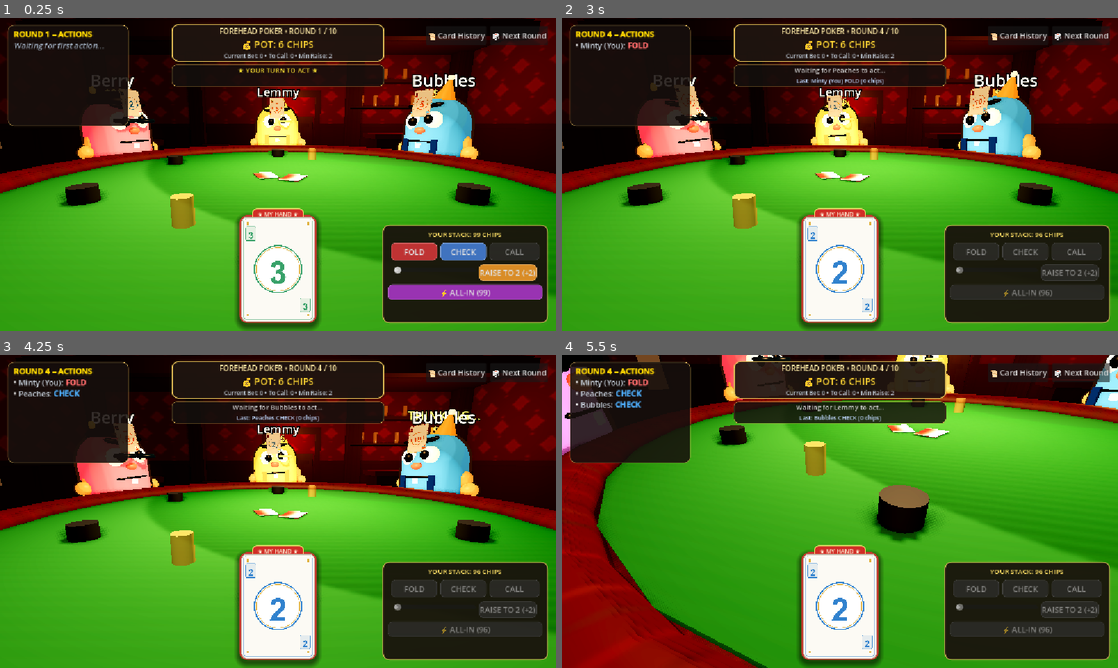
Above: before the commit, frames 1-4 (two rows, left to right).
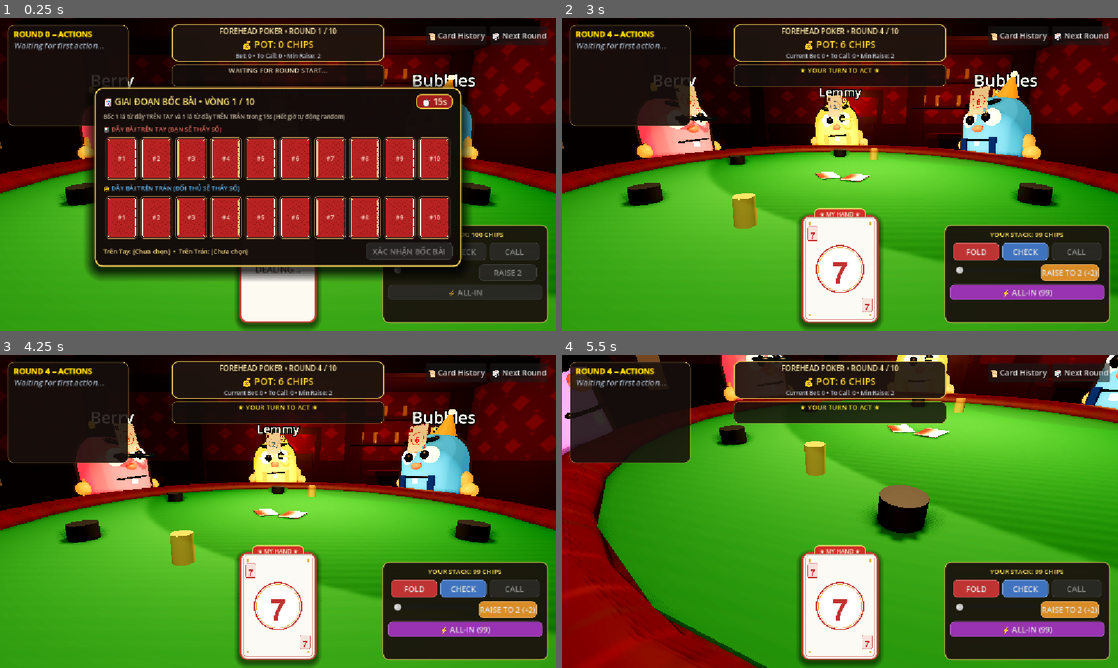
Above: after the commit, the same moments.

Repository: TuanVu219/TheJudge
Game: Godot game, scene res://scenes/saloon/ForeheadPokerRoom.tscn
Two runs of this game, one before a commit and one after it. Both use one fixed random seed, a clock stepped at 60 frames per second and the inputs below. This scene is started directly instead of the project's main scene.
Inputs (mouse positions are in pixels of both pictures, inside the frame that each line leads up to):
- Up to frame 1 (0.25 s): no input
- Up to frame 2 (3 s): click "🎲 Next Round" at 0.5 s; click "🎲 Next Round" at 1.25 s; tap Enter at 2 s; move the mouse to (962, 158) at 2.02 s; hold D 2.03-2.75 s; click (962, 158) at 2.17 s; click (956, 252) at 2.75 s, where only the run after the commit has a clickable "XÁC NHẬN (CÒN LẠI RANDOM)"
- Up to frame 3 (4.25 s): drag from (166, 527) to (250, 574) at 3.52 s
- Up to frame 4 (5.5 s): move the mouse to (895, 442) at 4.27 s; hold D 4.28-5.03 s; click (895, 442) at 4.42 s; move the mouse to (834, 517) at 5.02 s; hold W from 5.03 s (still down); click (834, 517) at 5.17 s

The runs differ from the first frame. In frame 1, 41% of the frame differs, in the area x 8-98%, y 4-98%; in frame 2, 4.0%; in frame 3, 4.3%; in frame 4, 4.2%.

Commit message:
Implement 15-second 2-row card picking phase with timeout fallback and empty slot tracking

Diff:
--- a/game/scripts/forehead_poker/forehead_poker_room.gd
+++ b/game/scripts/forehead_poker/forehead_poker_room.gd
@@ -128,6 +128,8 @@
 var _sim_folded: Dictionary = {}              # seat_index -> bool
 var _sim_all_in: Dictionary = {}              # seat_index -> bool
 var _sim_has_acted: Dictionary = {}           # seat_index -> bool
+var _sim_used_hand_slots: Dictionary = {}     # seat_index -> Array[int]
+var _sim_used_forehead_slots: Dictionary = {} # seat_index -> Array[int]
 var _sim_current_highest_bet: int = 0
 var _sim_min_raise_inc: int = 2
 var _sim_current_turn_seat: int = 0
@@ -291,6 +293,7 @@
 	hud_instance.request_draw_round.connect(_on_hud_request_draw_round)
 	hud_instance.request_reset_match.connect(_on_hud_request_reset_match)
 	hud_instance.betting_action_requested.connect(_on_hud_betting_action_requested)
+	hud_instance.card_picks_submitted.connect(_on_hud_card_picks_submitted)
 
 	# Seamless Mouse Hover Interaction: automatically release mouse when pointer enters HUD
 	hud_instance.hud_hover_changed.connect(func(is_hovered: bool):
@@ -363,6 +366,17 @@
 	var bet_state: Dictionary = network_client.get("last_poker_betting_state") if network_client.get("last_poker_betting_state") != null else {}
 	if not bet_state.is_empty():
 		_on_poker_betting_state(bet_state)
+	var pick_phase: Dictionary = network_client.get("last_poker_pick_phase") if network_client.get("last_poker_pick_phase") != null else {}
+	if not pick_phase.is_empty():
+		_on_poker_pick_phase_started(
+			int(pick_phase.get("round", 1)),
+			int(pick_phase.get("total_rounds", 10)),
+			float(pick_phase.get("countdown", 15.0)),
+			pick_phase.get("available_hand_slots", []),
+			pick_phase.get("available_forehead_slots", []),
+			pick_phase.get("used_hand_slots", []),
+			pick_phase.get("used_forehead_slots", [])
+		)
 
 
 func _bind_network_signals() -> void:
@@ -392,6 +406,12 @@
 		network_client.connect("room_state_received", _on_room_state_received)
 	if network_client.has_signal("player_looked_received") and not network_client.is_connected("player_looked_received", _on_player_looked_received):
 		network_client.connect("player_looked_received", _on_player_looked_received)
+	if network_client.has_signal("poker_pick_phase_started") and not network_client.is_connected("poker_pick_phase_started", _on_poker_pick_phase_started):
+		network_client.connect("poker_pick_phase_started", _on_poker_pick_phase_started)
+	if network_client.has_signal("poker_pick_confirmed") and not network_client.is_connected("poker_pick_confirmed", _on_poker_pick_confirmed):
+		network_client.connect("poker_pick_confirmed", _on_poker_pick_confirmed)
+	if network_client.has_signal("poker_pick_phase_ended") and not network_client.is_connected("poker_pick_phase_ended", _on_poker_pick_phase_ended):
+		network_client.connect("poker_pick_phase_ended", _on_poker_pick_phase_ended)
 
 
 var _last_look_sync_time: float = 0.0
@@ -420,6 +440,39 @@
 	var s_idx: int = player_id_to_seat.get(pid, -1)
 	if s_idx >= 0 and s_idx < seat_nodes.size():
 		seat_nodes[s_idx].call("set_look_rotation", yaw, pitch)
+
+
+# ── CARD PICKING NETWORK HANDLERS ────────────────────────────────────────────
+
+func _on_poker_pick_phase_started(rnd: int, total: int, countdown: float, avail_h: Array, avail_f: Array, used_h: Array, used_f: Array) -> void:
+	if hud_instance != null:
+		hud_instance.show_card_picker(rnd, countdown, used_h, used_f)
+	if camera != null and camera.has_method("set_mouse_captured"):
+		camera.call("set_mouse_captured", false)
+
+
+func _on_poker_pick_confirmed(pid: String, hand_slot: Variant, forehead_slot: Variant) -> void:
+	if pid == local_player_id and hud_instance != null:
+		var h_str := str(int(hand_slot) + 1) if hand_slot != null else "?"
+		var f_str := str(int(forehead_slot) + 1) if forehead_slot != null else "?"
+		hud_instance.picker_status_label.text = "✅ Máy chủ đã nhận (Trên Tay: #%s, Trên Trán: #%s)" % [h_str, f_str]
+
+
+func _on_poker_pick_phase_ended(rnd: int, picks: Dictionary) -> void:
+	if hud_instance != null:
+		hud_instance.hide_card_picker()
+		var my_pick: Dictionary = picks.get(local_player_id, {})
+		var h_slot: int = int(my_pick.get("hand_slot", -1))
+		var f_slot: int = int(my_pick.get("forehead_slot", -1))
+		hud_instance.mark_slots_used(h_slot, f_slot)
+
+
+func _on_hud_card_picks_submitted(hand_slot: int, forehead_slot: int) -> void:
+	if is_online_match:
+		if network_client != null and not active_room_code.is_empty():
+			network_client.call("send_poker_pick_cards", active_room_code, hand_slot, forehead_slot)
+	else:
+		_finalize_simulated_round(hand_slot, forehead_slot)
 
 
 # ── HUD CONTROLS & LOCAL PLAYER BETTING ──────────────────────────────────────
@@ -486,6 +539,8 @@
 		_sim_forehead_decks[i] = forehead_cards
 		_sim_hand_history[i] = []
 		_sim_forehead_history[i] = []
+		_sim_used_hand_slots[i] = []
+		_sim_used_forehead_slots[i] = []
 
 		_sim_balances[i] = 100
 		_sim_round_bets[i] = 0
@@ -506,6 +561,16 @@
 
 	if hud_instance != null:
 		hud_instance.reset_action_history(_sim_round)
+		var used_h: Array = _sim_used_hand_slots.get(local_seat_index, [])
+		var used_f: Array = _sim_used_forehead_slots.get(local_seat_index, [])
+		hud_instance.show_card_picker(_sim_round, 15.0, used_h, used_f)
+	if camera != null and camera.has_method("set_mouse_captured"):
+		camera.call("set_mouse_captured", false)
+
+
+func _finalize_simulated_round(local_hand_slot: int, local_forehead_slot: int) -> void:
+	if hud_instance != null:
+		hud_instance.hide_card_picker()
 
 	# Reset round bets and acted flags
 	_sim_current_highest_bet = 0
@@ -521,8 +586,30 @@
 	for i in range(6):
 		var h_deck: Array = _sim_hand_decks[i]
 		var f_deck: Array = _sim_forehead_decks[i]
-		var h_card: int = h_deck.pop_back() if h_deck.size() > 0 else 0
-		var f_card: int = f_deck.pop_back() if f_deck.size() > 0 else 0
+		var used_h: Array = _sim_used_hand_slots[i]
+		var used_f: Array = _sim_used_forehead_slots[i]
+
+		var h_slot := -1
+		var f_slot := -1
+
+		if i == local_seat_index:
+			h_slot = local_hand_slot
+			f_slot = local_forehead_slot
+		else:
+			# NPC picks random remaining slot
+			var avail_h: Array = []
+			var avail_f: Array = []
+			for s in range(10):
+				if not used_h.has(s): avail_h.append(s)
+				if not used_f.has(s): avail_f.append(s)
+			if not avail_h.is_empty(): h_slot = avail_h[randi() % avail_h.size()]
+			if not avail_f.is_empty(): f_slot = avail_f[randi() % avail_f.size()]
+
+		if h_slot >= 0: used_h.append(h_slot)
+		if f_slot >= 0: used_f.append(f_slot)
+
+		var h_card: int = h_deck[h_slot] if h_slot >= 0 and h_slot < h_deck.size() else 1
+		var f_card: int = f_deck[f_slot] if f_slot >= 0 and f_slot < f_deck.size() else 1
 
 		drawn_hands[i] = h_card
 		drawn_foreheads[i] = f_card
@@ -559,6 +646,7 @@
 			drawn_hands[local_seat_index],
 			_sim_hand_history[local_seat_index]
 		)
+		hud_instance.mark_slots_used(local_hand_slot, local_forehead_slot)
 
 	# 2. Update Opponents' 3D Forehead Cards (Seats 1..5)
 	for i in range(6):
--- a/game/scripts/forehead_poker/poker_hud.gd
+++ b/game/scripts/forehead_poker/poker_hud.gd
@@ -26,12 +26,29 @@
 signal request_reset_match
 signal betting_action_requested(action: String, target_bet: int)
 signal hud_hover_changed(is_hovered: bool)
+signal card_picks_submitted(hand_slot: int, forehead_slot: int)
 
 var current_round: int = 0
 var total_rounds: int = 10
 var my_hand_card: Variant = null
 var my_hand_history: Array[int] = []
 var opponent_forehead_history: Dictionary = {} # player_id -> Array[int]
+
+# Card Picker State
+var card_picker_panel: PanelContainer
+var picker_title_label: Label
+var picker_timer_label: Label
+var picker_status_label: Label
+var picker_confirm_btn: Button
+var hand_slot_buttons: Array[Button] = []
+var forehead_slot_buttons: Array[Button] = []
+var selected_hand_slot: int = -1
+var selected_forehead_slot: int = -1
+var used_hand_slots: Array = []
+var used_forehead_slots: Array = []
+var _is_picker_active: bool = false
+var _picker_countdown: float = 15.0
+var _card_back_tex: Texture2D = preload("res://assets/textures/saloon/card_back_red.png")
 
 # Betting State Cache
 var local_player_id: String = ""
@@ -395,6 +412,9 @@
 	history_panel.add_child(history_text_label)
 	_update_history_text()
 
+	# ── CENTER: 15-SECOND 2-ROW CARD PICKER MODAL OVERLAY ───────────────────
+	_build_card_picker_ui(root)
+
 	# Initial button states disabled until game begins
 	_set_betting_buttons_enabled(false)
 
@@ -420,6 +440,326 @@
 	sb_disabled.bg_color = Color(0.2, 0.2, 0.2, 0.6)
 	sb_disabled.border_color = Color(0.3, 0.3, 0.3, 0.4)
 	btn.add_theme_stylebox_override("disabled", sb_disabled)
+
+
+func _process(delta: float) -> void:
+	if _is_picker_active:
+		_picker_countdown -= delta
+		if _picker_countdown <= 0.0:
+			_picker_countdown = 0.0
+			_is_picker_active = false
+			_on_picker_timeout()
+		else:
+			_update_picker_timer_display()
+
+
+# ── CARD PICKER OVERLAY (15-SECOND 2-ROW INTERFACE) ─────────────────────────
+
+func _build_card_picker_ui(parent: Control) -> void:
+	card_picker_panel = PanelContainer.new()
+	card_picker_panel.name = "CardPickerPanel"
+	card_picker_panel.set_anchors_preset(Control.PRESET_CENTER)
+	card_picker_panel.size = Vector2(760, 360)
+	card_picker_panel.position = Vector2(-380, -180)
+	card_picker_panel.visible = false
+
+	var style := StyleBoxFlat.new()
+	style.bg_color = Color(0.08, 0.05, 0.04, 0.96)
+	style.set_corner_radius_all(16)
+	style.set_border_width_all(3)
+	style.border_color = Color(0.92, 0.78, 0.35, 1.0)
+	style.shadow_color = Color(0, 0, 0, 0.75)
+	style.shadow_size = 24
+	style.shadow_offset = Vector2(0, 8)
+	style.content_margin_left = 18
+	style.content_margin_right = 18
+	style.content_margin_top = 14
+	style.content_margin_bottom = 14
+	card_picker_panel.add_theme_stylebox_override("panel", style)
+	_bind_hover_events(card_picker_panel)
+	parent.add_child(card_picker_panel)
+
+	var main_vbox := VBoxContainer.new()
+	main_vbox.add_theme_constant_override("separation", 8)
+	card_picker_panel.add_child(main_vbox)
+
+	# 1. Header (Title & Countdown)
+	var header := HBoxContainer.new()
+	header.alignment = BoxContainer.ALIGNMENT_CENTER
+	main_vbox.add_child(header)
+
+	picker_title_label = Label.new()
+	picker_title_label.text = "🃏 GIAI ĐOẠN BỐC BÀI • VÒNG 1 / 10"
+	picker_title_label.size_flags_horizontal = Control.SIZE_EXPAND_FILL
+	picker_title_label.add_theme_font_size_override("font_size", 18)
+	picker_title_label.add_theme_color_override("font_color", Color(1.0, 0.90, 0.50, 1.0))
+	header.add_child(picker_title_label)
+
+	var timer_badge := PanelContainer.new()
+	var t_style := StyleBoxFlat.new()
+	t_style.bg_color = Color(0.65, 0.12, 0.12, 0.95)
+	t_style.set_corner_radius_all(10)
+	t_style.set_border_width_all(2)
+	t_style.border_color = Color(1.0, 0.85, 0.3, 1.0)
+	t_style.content_margin_left = 12
+	t_style.content_margin_right = 12
+	t_style.content_margin_top = 2
+	t_style.content_margin_bottom = 2
+	timer_badge.add_theme_stylebox_override("panel", t_style)
+	header.add_child(timer_badge)
+
+	picker_timer_label = Label.new()
+	picker_timer_label.text = "⏱️ 15s"
+	picker_timer_label.add_theme_font_size_override("font_size", 18)
+	picker_timer_label.add_theme_color_override("font_color", Color(1.0, 0.95, 0.8, 1.0))
+	timer_badge.add_child(picker_timer_label)
+
+	# Instruction
+	var inst_lbl := Label.new()
+	inst_lbl.text = "Bốc 1 lá từ dãy TRÊN TAY và 1 lá từ dãy TRÊN TRÁN trong 15s (Hết giờ tự động random)"
+	inst_lbl.add_theme_font_size_override("font_size", 12)
+	inst_lbl.add_theme_color_override("font_color", Color(0.85, 0.80, 0.70, 0.9))
+	main_vbox.add_child(inst_lbl)
+
+	# 2. Row 1: Hand Deck
+	var row1_header := Label.new()
+	row1_header.text = "🎴 DÃY BÀI TRÊN TAY (BẠN SẼ THẤY SỐ)"
+	row1_header.add_theme_font_size_override("font_size", 13)
+	row1_header.add_theme_color_override("font_color", Color(0.95, 0.45, 0.40, 1.0))
+	main_vbox.add_child(row1_header)
+
+	var row1_hbox := HBoxContainer.new()
+	row1_hbox.alignment = BoxContainer.ALIGNMENT_CENTER
+	row1_hbox.add_theme_constant_override("separation", 6)
+	main_vbox.add_child(row1_hbox)
+
+	hand_slot_buttons.clear()
+	for i in range(10):
+		var btn := Button.new()
+		btn.custom_minimum_size = Vector2(66, 88)
+		btn.clip_text = true
+		btn.pressed.connect(func(): _on_card_slot_clicked(true, i))
+		_bind_hover_events(btn)
+		row1_hbox.add_child(btn)
+		hand_slot_buttons.append(btn)
+
+	# 3. Row 2: Forehead Deck
+	var row2_header := Label.new()
+	row2_header.text = "🤠 DÃY BÀI TRÊN TRÁN (ĐỐI THỦ SẼ THẤY SỐ)"
+	row2_header.add_theme_font_size_override("font_size", 13)
+	row2_header.add_theme_color_override("font_color", Color(0.40, 0.75, 1.0, 1.0))
+	main_vbox.add_child(row2_header)
+
+	var row2_hbox := HBoxContainer.new()
+	row2_hbox.alignment = BoxContainer.ALIGNMENT_CENTER
+	row2_hbox.add_theme_constant_override("separation", 6)
+	main_vbox.add_child(row2_hbox)
+
+	forehead_slot_buttons.clear()
+	for i in range(10):
+		var btn := Button.new()
+		btn.custom_minimum_size = Vector2(66, 88)
+		btn.clip_text = true
+		btn.pressed.connect(func(): _on_card_slot_clicked(false, i))
+		_bind_hover_events(btn)
+		row2_hbox.add_child(btn)
+		forehead_slot_buttons.append(btn)
+
+	# 4. Bottom Controls & Status
+	var bottom_bar := HBoxContainer.new()
+	bottom_bar.add_theme_constant_override("separation", 12)
+	main_vbox.add_child(bottom_bar)
+
+	picker_status_label = Label.new()
+	picker_status_label.text = "Trên Tay: [Chưa chọn]  •  Trên Trán: [Chưa chọn]"
+	picker_status_label.size_flags_horizontal = Control.SIZE_EXPAND_FILL
+	picker_status_label.add_theme_font_size_override("font_size", 13)
+	picker_status_label.add_theme_color_override("font_color", Color(1.0, 0.88, 0.55, 1.0))
+	bottom_bar.add_child(picker_status_label)
+
+	picker_confirm_btn = Button.new()
+	picker_confirm_btn.text = "XÁC NHẬN BỐC BÀI"
+	picker_confirm_btn.custom_minimum_size = Vector2(180, 36)
+	_style_button(picker_confirm_btn, Color(0.18, 0.55, 0.25, 1.0))
+	picker_confirm_btn.pressed.connect(_on_picker_confirm_clicked)
+	picker_confirm_btn.disabled = true
+	_bind_hover_events(picker_confirm_btn)
+	bottom_bar.add_child(picker_confirm_btn)
+
+
+func show_card_picker(round_num: int, countdown: float = 15.0, used_h: Array = [], used_f: Array = []) -> void:
+	current_round = round_num
+	_picker_countdown = countdown
+	_is_picker_active = true
+	selected_hand_slot = -1
+	selected_forehead_slot = -1
+	used_hand_slots = used_h.duplicate()
+	used_forehead_slots = used_f.duplicate()
+
+	if picker_title_label != null:
+		picker_title_label.text = "🃏 GIAI ĐOẠN BỐC BÀI • VÒNG %d / %d" % [round_num, total_rounds]
+	_update_picker_timer_display()
+	_refresh_card_picker_slots()
+	if picker_confirm_btn != null:
+		picker_confirm_btn.disabled = true
+		picker_confirm_btn.text = "XÁC NHẬN BỐC BÀI"
+	if picker_status_label != null:
+		picker_status_label.text = "Trên Tay: [Chưa chọn]  •  Trên Trán: [Chưa chọn]"
+	if card_picker_panel != null:
+		card_picker_panel.visible = true
+
+	# Release mouse cursor so player can easily click cards
+	Input.mouse_mode = Input.MOUSE_MODE_VISIBLE
+
+
+func hide_card_picker() -> void:
+	_is_picker_active = false
+	if card_picker_panel != null:
+		card_picker_panel.visible = false
+
+
+func mark_slots_used(hand_slot: int, forehead_slot: int) -> void:
+	if hand_slot >= 0 and not used_hand_slots.has(hand_slot):
+		used_hand_slots.append(hand_slot)
+	if forehead_slot >= 0 and not used_forehead_slots.has(forehead_slot):
+		used_forehead_slots.append(forehead_slot)
+	_refresh_card_picker_slots()
+
+
+func _update_picker_timer_display() -> void:
+	if picker_timer_label == null:
+		return
+	var secs := ceili(_picker_countdown)
+	picker_timer_label.text = "⏱️ %ds" % secs
+	if secs <= 5:
+		picker_timer_label.add_theme_color_override("font_color", Color(1.0, 0.3, 0.2, 1.0))
+	else:
+		picker_timer_label.add_theme_color_override("font_color", Color(1.0, 0.95, 0.8, 1.0))
+
+
+func _on_card_slot_clicked(is_hand: bool, slot_idx: int) -> void:
+	if not _is_picker_active:
+		return
+	if is_hand:
+		if used_hand_slots.has(slot_idx):
+			return
+		selected_hand_slot = slot_idx
+	else:
+		if used_forehead_slots.has(slot_idx):
+			return
+		selected_forehead_slot = slot_idx
+
+	_refresh_card_picker_slots()
+
+	var h_str := "Ô #%d" % (selected_hand_slot + 1) if selected_hand_slot != -1 else "[Chưa chọn]"
+	var f_str := "Ô #%d" % (selected_forehead_slot + 1) if selected_forehead_slot != -1 else "[Chưa chọn]"
+	picker_status_label.text = "Trên Tay: %s  •  Trên Trán: %s" % [h_str, f_str]
+
+	# Enable confirm button
+	picker_confirm_btn.disabled = false
+	if selected_hand_slot != -1 and selected_forehead_slot != -1:
+		picker_confirm_btn.text = "XÁC NHẬN BỐC BÀI ✓"
+	else:
+		picker_confirm_btn.text = "XÁC NHẬN (CÒN LẠI RANDOM)"
+
+
+func _update_slot_button_style(btn: Button, slot_idx: int, is_hand: bool, is_used: bool, is_selected: bool) -> void:
+	if is_used:
+		btn.text = "TRỐNG\n#%d" % (slot_idx + 1)
+		btn.icon = null
+		btn.disabled = true
+		var sb_empty := StyleBoxFlat.new()
+		sb_empty.bg_color = Color(0.04, 0.03, 0.02, 0.6)
+		sb_empty.set_corner_radius_all(6)
+		sb_empty.set_border_width_all(1)
+		sb_empty.border_color = Color(0.35, 0.30, 0.25, 0.3)
+		btn.add_theme_stylebox_override("disabled", sb_empty)
+		btn.add_theme_color_override("font_disabled_color", Color(0.40, 0.35, 0.30, 0.5))
+		btn.add_theme_font_size_override("font_size", 11)
+		return
+
+	btn.disabled = false
+	btn.icon = _card_back_tex
+	btn.expand_icon = true
+	btn.icon_alignment = HORIZONTAL_ALIGNMENT_CENTER
+	btn.vertical_icon_alignment = VERTICAL_ALIGNMENT_CENTER
+	btn.text = "#%d" % (slot_idx + 1)
+	btn.add_theme_font_size_override("font_size", 12)
+
+	var sb := StyleBoxFlat.new()
+	sb.set_corner_radius_all(6)
+	sb.content_margin_left = 2
+	sb.content_margin_right = 2
+	sb.content_margin_top = 2
+	sb.content_margin_bottom = 2
+
+	if is_selected:
+		var sel_color := Color(1.0, 0.85, 0.2, 1.0) if is_hand else Color(0.35, 0.85, 1.0, 1.0)
+		sb.bg_color = Color(0.20, 0.15, 0.05, 0.95) if is_hand else Color(0.05, 0.15, 0.20, 0.95)
+		sb.set_border_width_all(3)
+		sb.border_color = sel_color
+		btn.text = "✓ #%d" % (slot_idx + 1)
+		btn.add_theme_color_override("font_color", sel_color)
+		btn.add_theme_stylebox_override("normal", sb)
+		btn.add_theme_stylebox_override("hover", sb)
+	else:
+		sb.bg_color = Color(0.12, 0.08, 0.06, 0.9)
+		sb.set_border_width_all(1)
+		sb.border_color = Color(0.65, 0.50, 0.30, 0.8)
+		btn.add_theme_color_override("font_color", Color(1.0, 0.95, 0.85, 0.9))
+		btn.add_theme_stylebox_override("normal", sb)
+
+		var sb_hov := sb.duplicate() as StyleBoxFlat
+		sb_hov.border_color = Color(1.0, 0.85, 0.40, 1.0)
+		sb_hov.bg_color = Color(0.22, 0.16, 0.12, 0.95)
+		btn.add_theme_stylebox_override("hover", sb_hov)
+
+
+func _refresh_card_picker_slots() -> void:
+	for i in range(10):
+		if i < hand_slot_buttons.size():
+			var is_used: bool = used_hand_slots.has(i)
+			var is_sel: bool = (selected_hand_slot == i)
+			_update_slot_button_style(hand_slot_buttons[i], i, true, is_used, is_sel)
+		if i < forehead_slot_buttons.size():
+			var is_used: bool = used_forehead_slots.has(i)
+			var is_sel: bool = (selected_forehead_slot == i)
+			_update_slot_button_style(forehead_slot_buttons[i], i, false, is_used, is_sel)
+
+
+func _on_picker_timeout() -> void:
+	if selected_hand_slot == -1:
+		var avail_hand: Array = []
+		for i in range(10):
+			if not used_hand_slots.has(i):
+				avail_hand.append(i)
+		if not avail_hand.is_empty():
+			selected_hand_slot = avail_hand[randi() % avail_hand.size()]
+
+	if selected_forehead_slot == -1:
+		var avail_forehead: Array = []
+		for i in range(10):
+			if not used_forehead_slots.has(i):
+				avail_forehead.append(i)
+		if not avail_forehead.is_empty():
+			selected_forehead_slot = avail_forehead[randi() % avail_forehead.size()]
+
+	_refresh_card_picker_slots()
+	picker_status_label.text = "⏳ Hết giờ! Tự động chọn Trên Tay: #%d, Trên Trán: #%d" % [selected_hand_slot + 1, selected_forehead_slot + 1]
+	picker_confirm_btn.disabled = true
+	card_picks_submitted.emit(selected_hand_slot, selected_forehead_slot)
+
+
+func _on_picker_confirm_clicked() -> void:
+	if not _is_picker_active:
+		return
+	if selected_hand_slot == -1 or selected_forehead_slot == -1:
+		_on_picker_timeout()
+		return
+	_is_picker_active = false
+	picker_confirm_btn.disabled = true
+	picker_status_label.text = "✅ Đã xác nhận bốc bài! Đang chia bài..."
+	card_picks_submitted.emit(selected_hand_slot, selected_forehead_slot)
 
 
 ## Updates HUD with authoritative server betting state.
@@ -667,6 +1007,9 @@
 	my_hand_history.clear()
 	opponent_forehead_history.clear()
 	_action_history_entries.clear()
+	used_hand_slots.clear()
+	used_forehead_slots.clear()
+	hide_card_picker()
 	_update_round_label()
 	waiting_label.visible = true
 	waiting_label.text = "READY"
--- a/game/scripts/network/network_client.gd
+++ b/game/scripts/network/network_client.gd
@@ -25,6 +25,9 @@
 signal poker_action_result_received(data: Dictionary)
 signal poker_betting_completed_received(data: Dictionary)
 signal poker_reconnect_response_received(success: bool, data: Dictionary)
+signal poker_pick_phase_started(round: int, total_rounds: int, countdown: float, avail_hand: Array, avail_forehead: Array, used_hand: Array, used_forehead: Array)
+signal poker_pick_confirmed(player_id: String, hand_slot: Variant, forehead_slot: Variant)
+signal poker_pick_phase_ended(round: int, picks: Dictionary)
 
 const NetworkConfig = preload("res://scripts/network/network_config.gd")
 const RECONNECT_INTERVAL_SECONDS := 2.0
@@ -45,6 +48,7 @@
 var last_poker_opponent_foreheads: Dictionary = {}
 var last_poker_round_status: Dictionary = {}
 var last_poker_betting_state: Dictionary = {}
+var last_poker_pick_phase: Dictionary = {}
 
 
 func _init() -> void:
@@ -235,6 +239,36 @@
 		"POKER_BETTING_COMPLETED":
 			poker_betting_completed_received.emit(data)
 
+		"POKER_PICK_PHASE_START":
+			var rnd := int(data.get("round", 1))
+			var total := int(data.get("total_rounds", 10))
+			var countdown := float(data.get("countdown_seconds", 15.0))
+			var avail_h: Array = data.get("available_hand_slots", [])
+			var avail_f: Array = data.get("available_forehead_slots", [])
+			var used_h: Array = data.get("used_hand_slots", [])
+			var used_f: Array = data.get("used_forehead_slots", [])
+			last_poker_pick_phase = {
+				"round": rnd,
+				"total_rounds": total,
+				"countdown": countdown,
+				"available_hand_slots": avail_h,
+				"available_forehead_slots": avail_f,
+				"used_hand_slots": used_h,
+				"used_forehead_slots": used_f
+			}
+			poker_pick_phase_started.emit(rnd, total, countdown, avail_h, avail_f, used_h, used_f)
+
+		"POKER_PICK_CONFIRMED":
+			var pid := str(data.get("player_id", ""))
+			var h_slot: Variant = data.get("hand_slot", null)
+			var f_slot: Variant = data.get("forehead_slot", null)
+			poker_pick_confirmed.emit(pid, h_slot, f_slot)
+
+		"POKER_PICK_PHASE_END":
+			var rnd := int(data.get("round", 1))
+			var pks: Dictionary = data.get("picks", {})
+			poker_pick_phase_ended.emit(rnd, pks)
+
 		"POKER_RECONNECT_RESPONSE":
 			var success := bool(data.get("success", true))
 			poker_reconnect_response_received.emit(success, data)
@@ -289,6 +323,18 @@
 	})
 
 
+func send_poker_pick_cards(room_code: String, hand_slot: Variant, forehead_slot: Variant) -> void:
+	var msg: Dictionary = {
+		"type": "POKER_PICK_CARDS",
+		"room_code": room_code,
+	}
+	if hand_slot != null:
+		msg["hand_slot"] = int(hand_slot)
+	if forehead_slot != null:
+		msg["forehead_slot"] = int(forehead_slot)
+	send_message(msg)
+
+
 func send_poker_betting_action(room_code: String, action: String, target_bet: int = 0) -> void:
 	var msg: Dictionary = {
 		"type": "POKER_BETTING_ACTION",
Not shown, changed: server/dist/poker/poker_deck.d.ts
Not shown, changed: server/dist/poker/poker_match.d.ts
Not shown, changed: server/dist/rooms/room.d.ts
Not shown, changed: server/dist/websocket/handler.d.ts
Not shown, changed: server/dist/websocket/protocol.d.ts
Not shown, changed: server/src/poker/poker_deck.ts
Not shown, changed: server/src/poker/poker_match.ts
Not shown, changed: server/src/rooms/room.ts
Not shown, changed: server/src/websocket/handler.ts
Not shown, changed: server/src/websocket/protocol.ts
Not shown, changed: web/index.pck
